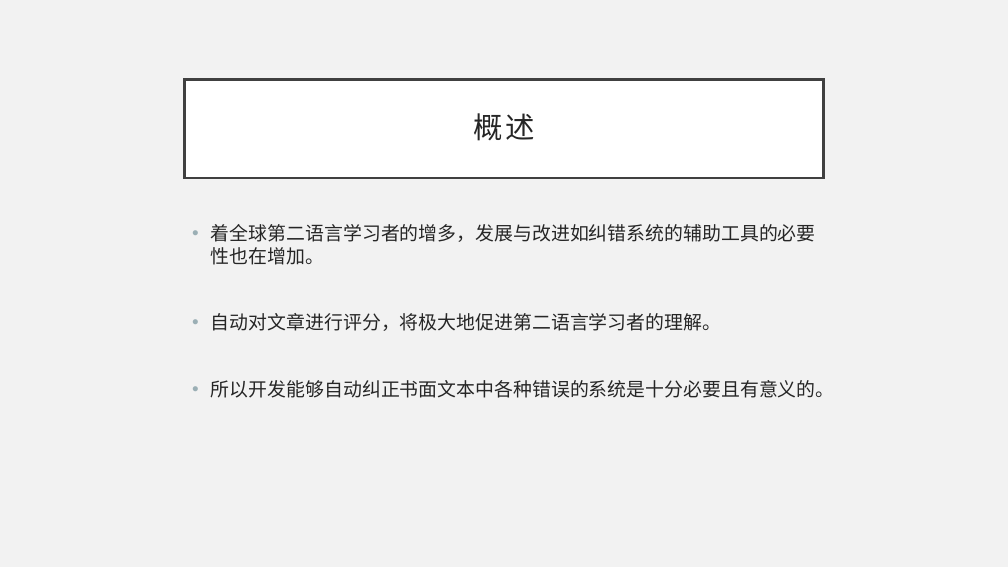
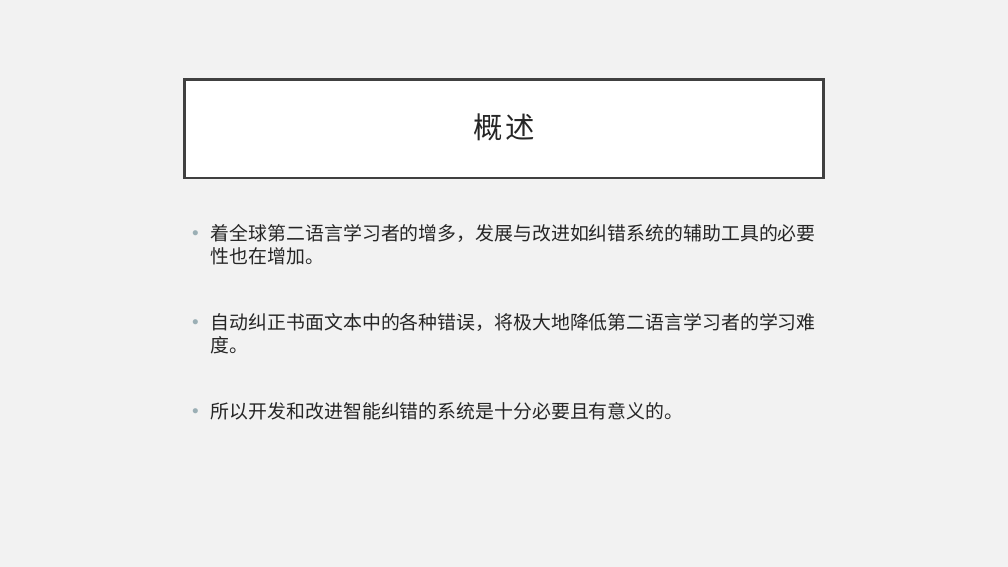
Before and after one commit to li-aolong/li-aolong.github.io, a slide deck: slide 2 of 北理东南研究院相关/报告-李英豪.pptx. Drawn at 1008x567 pixels with LibreOffice and Linux fonts; fonts in the diff are those of the drawing. Boxes give left, top, right and bottom in pixels: in the first picture for what was removed or moved away, otherwise in the second. Text is boxed around its words. In the diff, an @@ line names an element or a change of style, - is before the commit and + after.

Commit message:
update

```diff
--- a/北理东南研究院相关/报告-李英豪.pptx
+++ b/北理东南研究院相关/报告-李英豪.pptx
@@ text at bbox=[211, 313, 816, 420]: text changed @@
-• 自动对文章进行评分，将极大地促进第二语言学习者的理解。
-• 所以开发能够自动纠正书面文本中各种错误的系统是十分必要且有意义的。
+• 自动纠正书面文本中的各种错误，将极大地降低第二语言学习者的学习难度。
+• 所以开发和改进智能纠错的系统是十分必要且有意义的。
```
Also in this commit, not shown: 1 other slide changed, 12 slides added, 1 slide removed.
